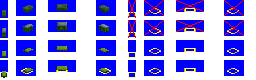
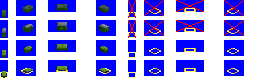
Two versions of the same layered image (256×80). Layer-by-layer changes:
painted on "small wagon" over [2,11,109,56]
